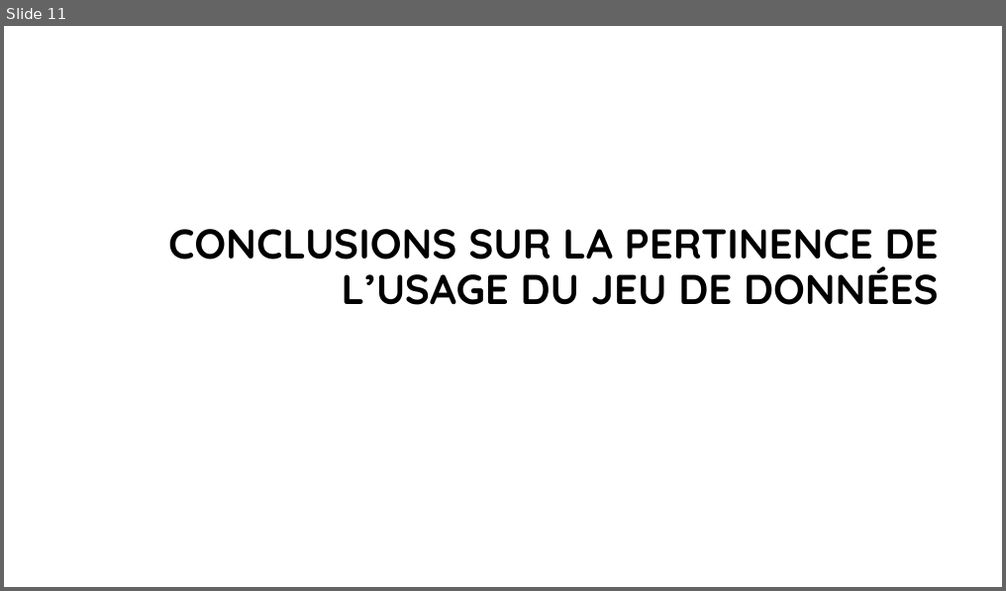
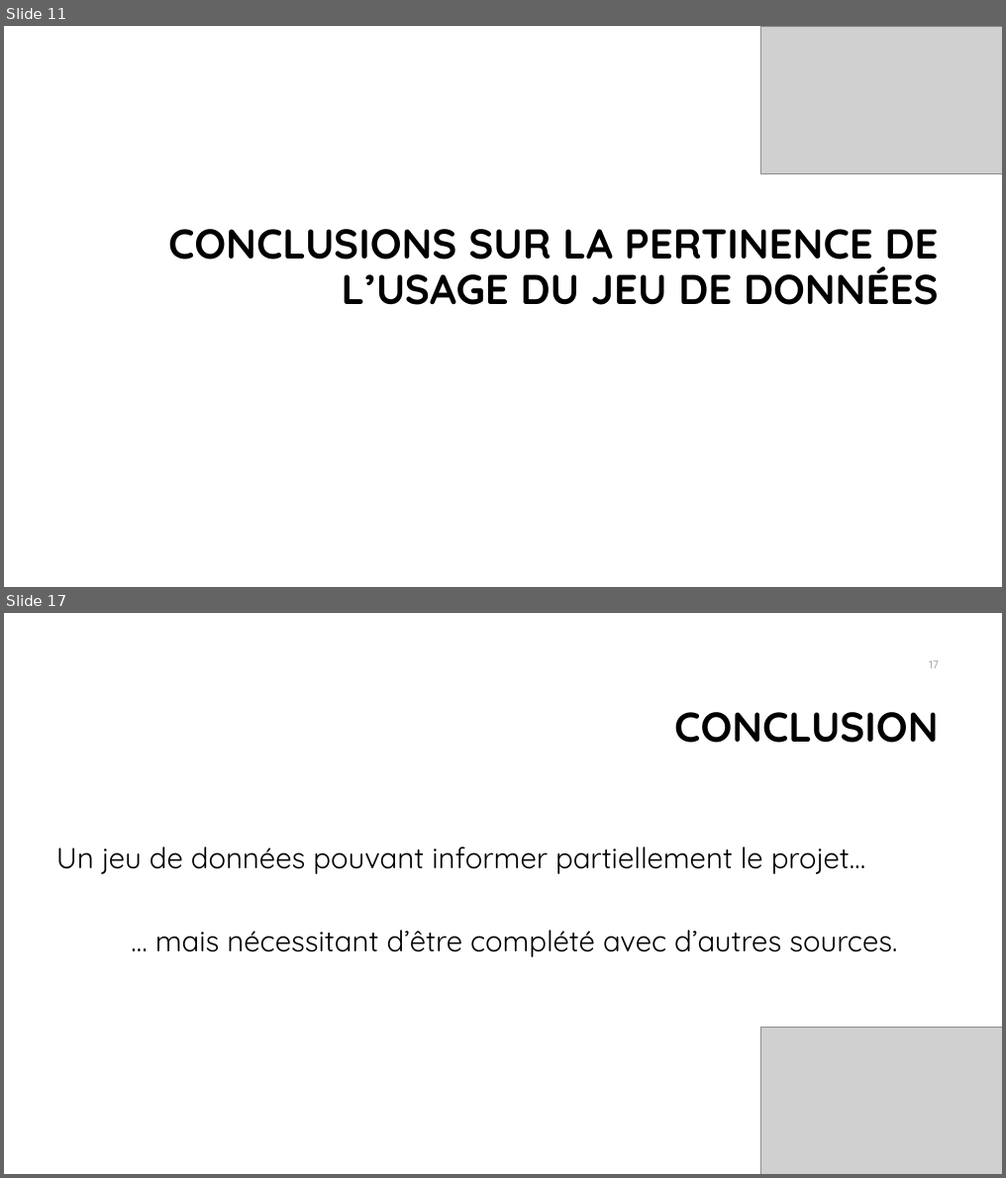
Before and after one commit to bayethiernodiop/Parcours-Data-Scientist, a slide deck: projet2/projet2.pptx. Shown one above the other, each under a label of ours: slide 11 before the commit, slides 11 and 17 after it; the slides between them are not shown. The pictures are 1006x591 and 1006x1178 pixels, drawn with LibreOffice and Linux fonts; fonts in the diff are those of the drawing; grey boxes stand for pictures; background and template pictures are left out. Boxes give left, top, right and bottom in pixels: in the first picture for what was removed or moved away, otherwise in the second. Text is boxed around its words. In the diff, an @@ line names an element or a change of style, - is before the commit and + after.

Commit message:
Soutenance blanche du Projet3

```diff
--- a/projet2/projet2.pptx
+++ b/projet2/projet2.pptx
@@ slide 17 added at (4, 613, 1002, 1174), background #FFFFFF @@
@@ page number added at (929, 661, 938, 668), 10.5 pt, text #8C8C8C @@
+17
@@ title added at (674, 712, 938, 743), 40 pt, text #000000, bold @@
+CONCLUSION
@@ text added at (56, 847, 897, 958), 28 pt, text #000000 @@
+Un jeu de données pouvant informer partiellement le projet…
+… mais nécessitant d’être complété avec d’autres sources.
@@ picture added at (761, 1027, 1002, 1174) @@
@@ slide 11 changed as well @@
@@ picture added at (761, 27, 1002, 174) @@
```
Also in this commit, not shown: 8 other slides changed, 9 other slides added, 5 slides removed, 13 other files.
